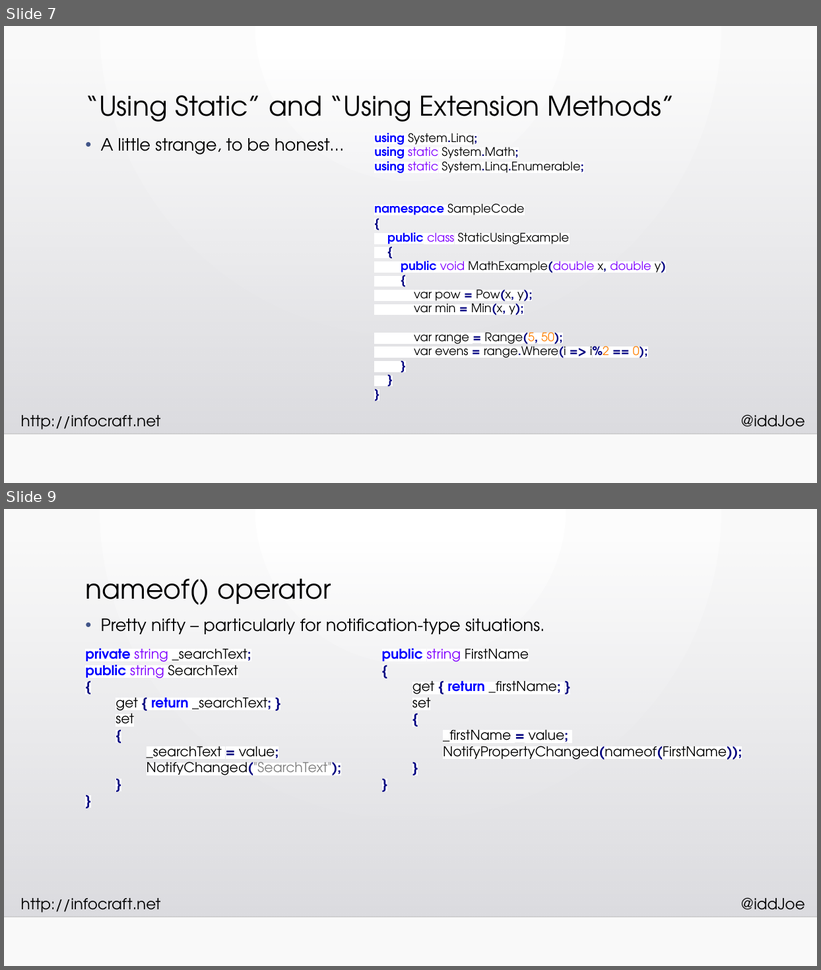
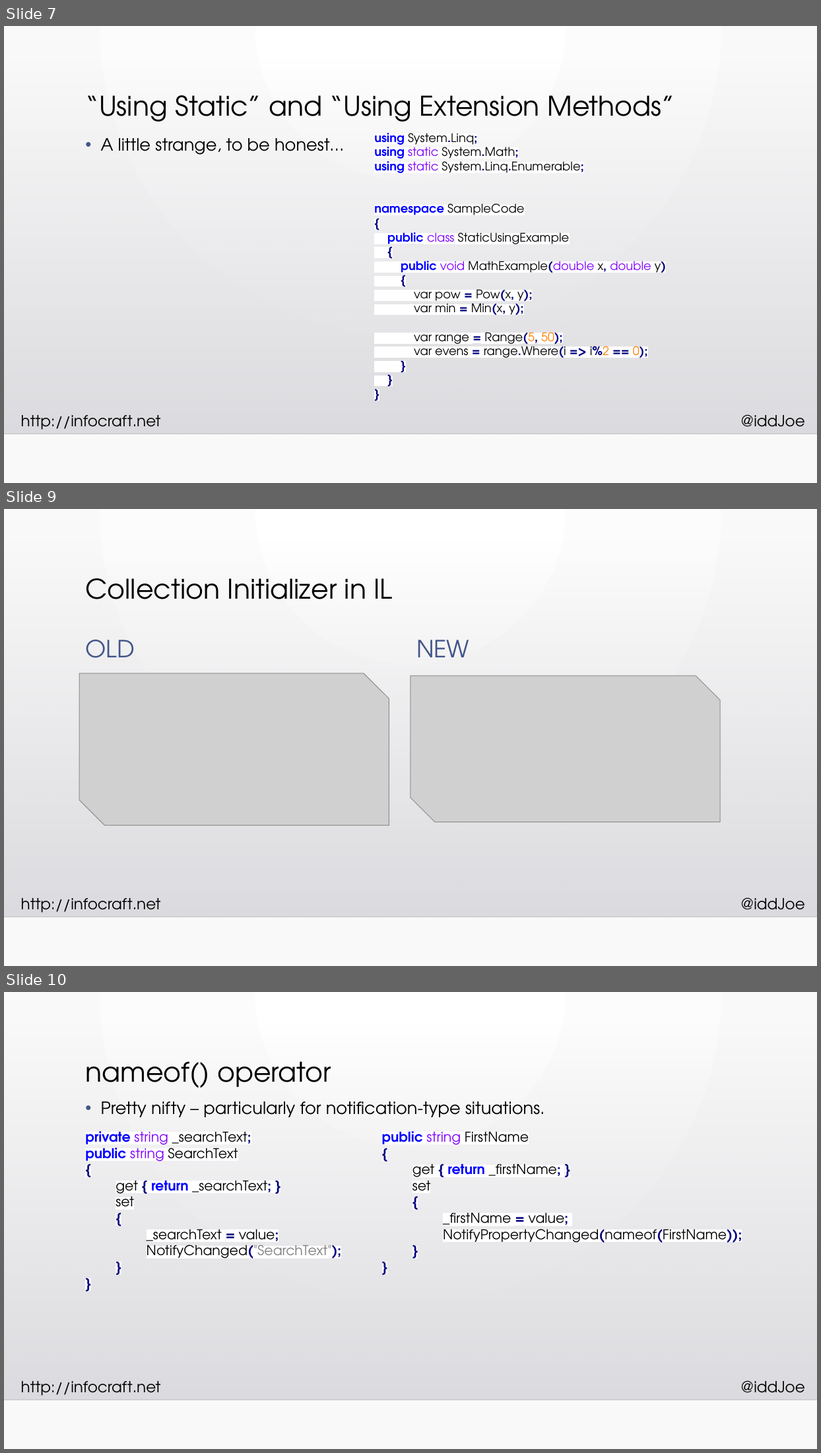
Before and after one commit to InfoCraftDotNet/CSharp-6-New-Language-Features, a slide deck: Slides/CSharp-6-New-Language-Features.pptx. Shown one above the other, each under a label of ours: slides 7 and 9 before the commit, slides 7, 9 and 10 after it; the slides between them are not shown. The pictures are 821x970 and 821x1453 pixels, drawn with LibreOffice and Linux fonts; fonts in the diff are those of the drawing; grey boxes stand for pictures; background and template pictures are left out. Boxes give left, top, right and bottom in pixels: in the first picture for what was removed or moved away, otherwise in the second. Text is boxed around its words. In the diff, an @@ line names an element or a change of style, - is before the commit and + after.

```diff
--- a/Slides/CSharp-6-New-Language-Features.pptx
+++ b/Slides/CSharp-6-New-Language-Features.pptx
@@ slide 9 added at box(4, 509, 817, 966), background gradient #FFFFFF to #FAFAFA; not listed: 4 template elements that a slide beside it also shows @@
@@ title added at box(85, 578, 393, 599), 32 pt, text #000000 @@
+Collection Initializer in IL
@@ text added at box(85, 640, 135, 658), 28 pt, text #415588 @@
+OLD
@@ text added at box(416, 640, 469, 657), 28 pt, text #415588 @@
+NEW
@@ picture added at box(79, 674, 389, 826) @@
@@ picture added at box(411, 676, 720, 823) @@
@@ what was slide 9 is now slide 10 @@
```
Also in this commit, not shown: 5 slides changed, 2 other slides added, 2 slides removed, 5 other files.
